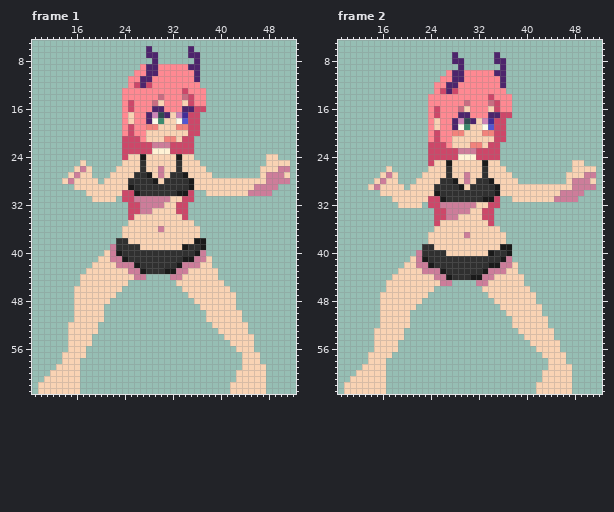
One commit to this pixel-art file: Src/Sprite Source/Character/Source/Hair Source/V1/Idle_Hair_V1.ase. This is how it looked before the edit.
64x64 pixels, 8 frames. Shown: frame 1: x 9..52, y 5..63; frame 2: x 9..52, y 5..63. The commit also changed other frames, which this record leaves out.
Now the later version:
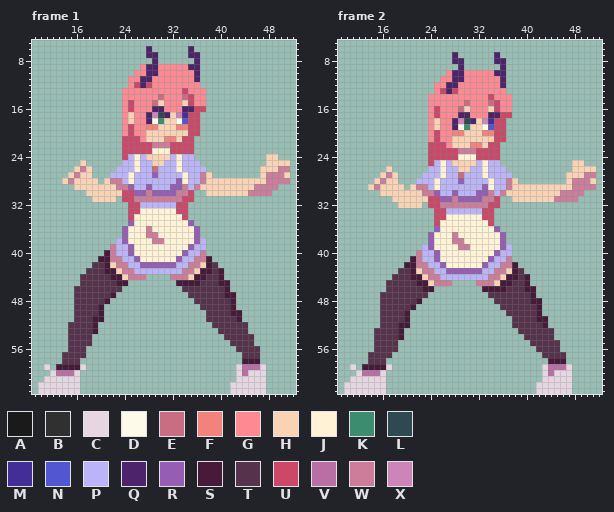
Palette (. is transparent): A #1a1a1a  B #303030  C #e6d6e2  D #fdfae9  E #c86d82  F #f2837c  G #ff8992  H #f9d3b4  J #fff2d5  K #3c8c6f  L #304850  M #432d97  N #5356d1  P #bbb4f9  Q #4d246c  R #965db4  S #461a38  T #57324d  U #cd4769  V #b96fa3  W #cd7d9a  X #cd84b8
Difference:
Changed rows in their new state; - is an unchanged pixel.
Frame 1, layers "Body Clothes", "Legs and Shoes":
first column x 10:
24 ---------------PJP----PJPP------------
25 --------------PPJPP--PPJPPP-----------
26 -------------PPPJPPEPPPJPPPP----------
27 ------------PPPJPPPRPPPPJPPW----------
28 ------------WWPJPPPPPPPRJPPW----------
29 -------------WWRPPRPPPRRWPW-----------
30 ----------------RRWRRRRWW-------------
31 ----------------------WW--------------
32 -----------------PPPPPP---------------
33 -----------------JJJJJJ---------------
34 ----------------JJJJJJJJ--------------
35 ---------------RJJJJJJJJJR------------
36 --------------RJJJWJJJJJJJR-----------
37 --------------RJJJWWJJJJJJR-----------
38 -------------PRJJJJWWJJJJJRP----------
39 -------------PPRJJJJJJJJJRPP----------
40 -----------S-PPRJJJJJJJJRPP-----------
41 ----------SS--PPRJJJJJJRPP--S---------
42 ---------TTS---PPRRRRRRPP---ST--------
43 --------TTTSS-W-PPPPPPPP-W-SSTS-------
44 -------TTTTTSS-W--------W-SSTTS-------
45 -------TTTTTTSS--------SSSSTTTSS------
46 ------TTTTTTTT----------TTTTTTTS------
47 ------TTTTTTS------------TTTTTTSS-----
48 ------TTTTTS--------------TTTTTTS-----
49 ------TTTTS----------------TTTTTS-----
50 ------TTTTS-----------------TTTTSS----
51 ------TTTSS-----------------TTTTTS----
52 -----TTTTS-------------------TTTTTT---
53 -----TTTTS--------------------TTTTT---
54 -----TTTT----------------------TTTTT--
55 -----TTTT-----------------------TTTT--
56 -----TTT-------------------------TTTT-
57 ----TTTT--------------------------TTT-
58 ----TTT---------------------------SSS-
59 -C-SSSSC-------------------------CVVVC
60 --CVVVC--------------------------CVCCC
61 -CCCCCC--------------------------CCCCC
62 CCCCCCC-------------------------CCCCCC
63 CCCCCCC-------------------------CCCCCC
Frame 2, layers "Body Clothes", "Legs and Shoes":
first column x 10:
25 ---------------PJP----PJPP------------
26 --------------PPJPP--PPJPPP-----------
27 -------------PPPJPPEPPPJPPPP----------
28 ------------PPPJPPPRPPPPJPPW----------
29 ------------WWPJPPPPPPPRJPPW----------
30 -------------WWRPPRPPPRRWPW-----------
31 ----------------RRWRRRRWW-------------
32 ----------------------WW--------------
33 -----------------PPPPPP---------------
34 -----------------JJJJJJ---------------
35 ----------------JJJJJJJJ--------------
36 ---------------RJJJJJJJJJR------------
37 --------------RJJJWJJJJJJJR-----------
38 --------------RJJJWWJJJJJJR-----------
39 -------------PRJJJJWWJJJJJRP----------
40 -------------PPRJJJJJJJJJRPP----------
41 -----------S-PPRJJJJJJJJRPP-----------
42 ----------SS--PPRJJJJJJRPP--S---------
43 ---------TTS---PPRRRRRRPP---ST--------
44 --------TTTSS-W-PPPPPPPP-W-SSTS-------
45 -------TTTTTSS-W--------W-SSTTS-------
46 -------TTTTTTSS--------SSSSTTTSS------
47 ------TTTTTTTT----------TTTTTTTS------
48 ------TTTTTTS------------TTTTTTSS-----
49 ------TTTTTS--------------TTTTTTS-----
50 ------TTTTS----------------TTTTTS-----
51 ------TTTTS-----------------TTTTSS----
52 ------TTTSS-----------------TTTTTS----
53 -----TTTTS-------------------TTTTTT---
54 -----TTTTS--------------------TTTTT---
55 -----TTTT----------------------TTTTT--
56 -----TTTT-----------------------TTTT--
57 ----TTTT-------------------------TTTT-
58 ----TTT---------------------------SSS-
59 -C-SSSSC-------------------------CVVVC
60 --CVVVC--------------------------CVCCC
61 -CCCCCC--------------------------CCCCC
62 CCCCCCC-------------------------CCCCCC
63 CCCCCCC-------------------------CCCCCC
Changed places in both pictures, as pixel boxes (x1, y1, x2, y2):
changed: (38, 154, 266, 394)
changed: (344, 160, 572, 394)
